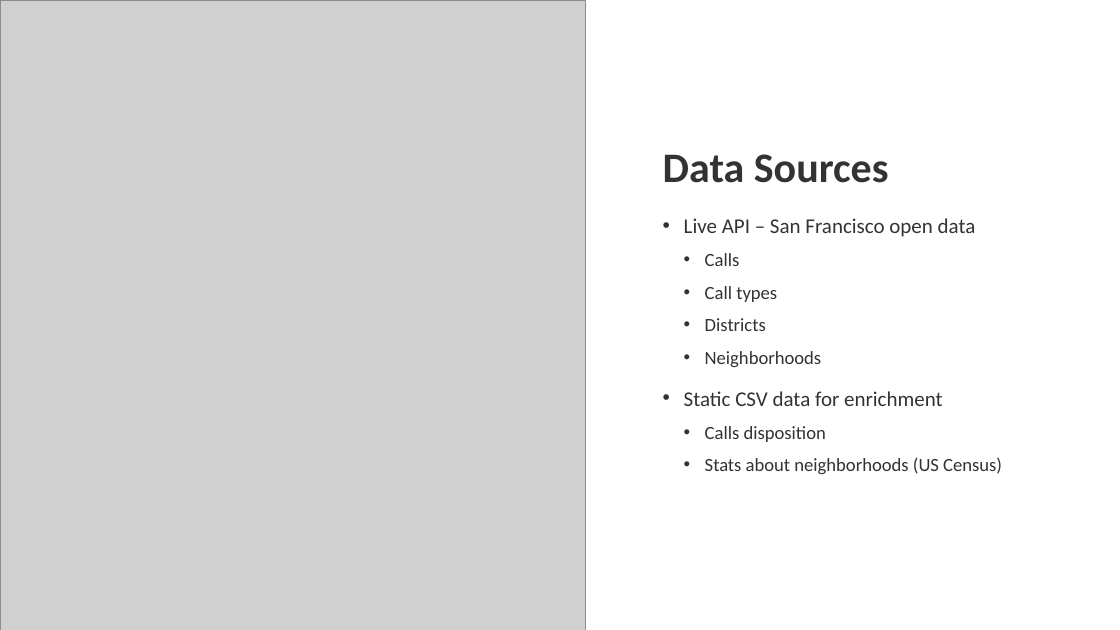
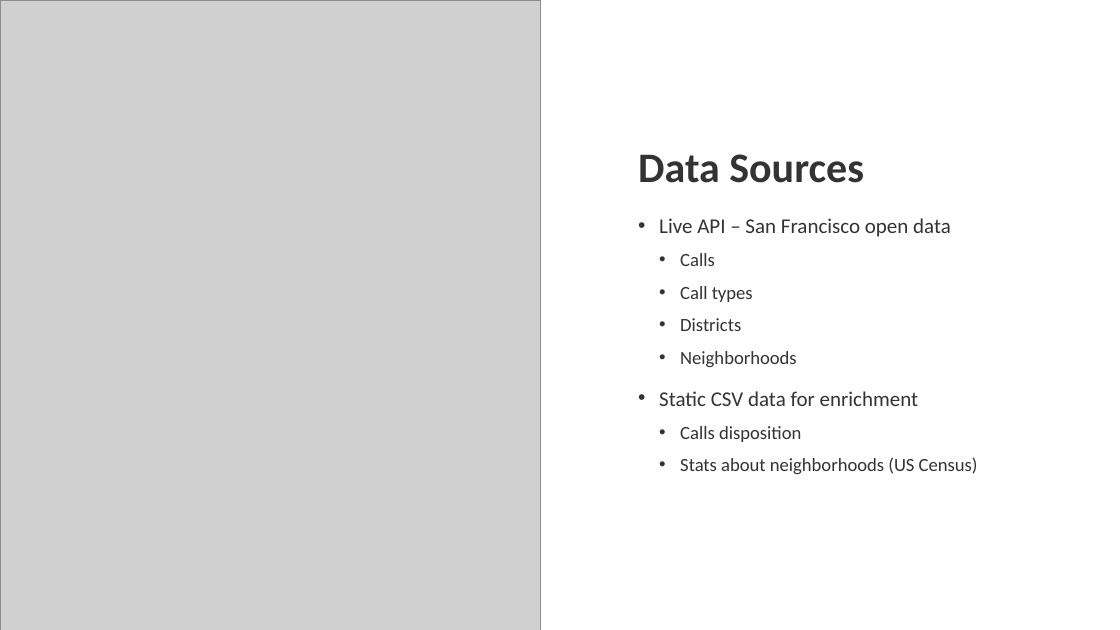
Before and after one commit to NikiforSokolov/debootcamp-sf-law-enforcement-calls, a slide deck: slide 5 of docs/presentation.pptx. Drawn at 1120x630 pixels with LibreOffice and Linux fonts; fonts in the diff are those of the drawing; grey boxes stand for pictures. Boxes give left, top, right and bottom in pixels: in the first picture for what was removed or moved away, otherwise in the second. Text is boxed around its words. In the diff, an @@ line names an element or a change of style, - is before the commit and + after.

```diff
--- a/docs/presentation.pptx
+++ b/docs/presentation.pptx
@@ picture: place and size @@
-picture at bbox=[0, 0, 586, 630]
+picture at bbox=[0, 0, 541, 630]
@@ title "Data Sources": place and size @@
-title "Data Sources" at bbox=[663, 154, 889, 183]
+title "Data Sources" at bbox=[638, 154, 864, 183]
@@ text "Live API – San Francisco ...": place and size @@
-text "Live API – San Francisco ..." at bbox=[684, 218, 1002, 474]
+text "Live API – San Francisco ..." at bbox=[659, 218, 978, 474]
```
Also in this commit, not shown: 5 other slides changed, 4 slides added, 1 slide removed.
